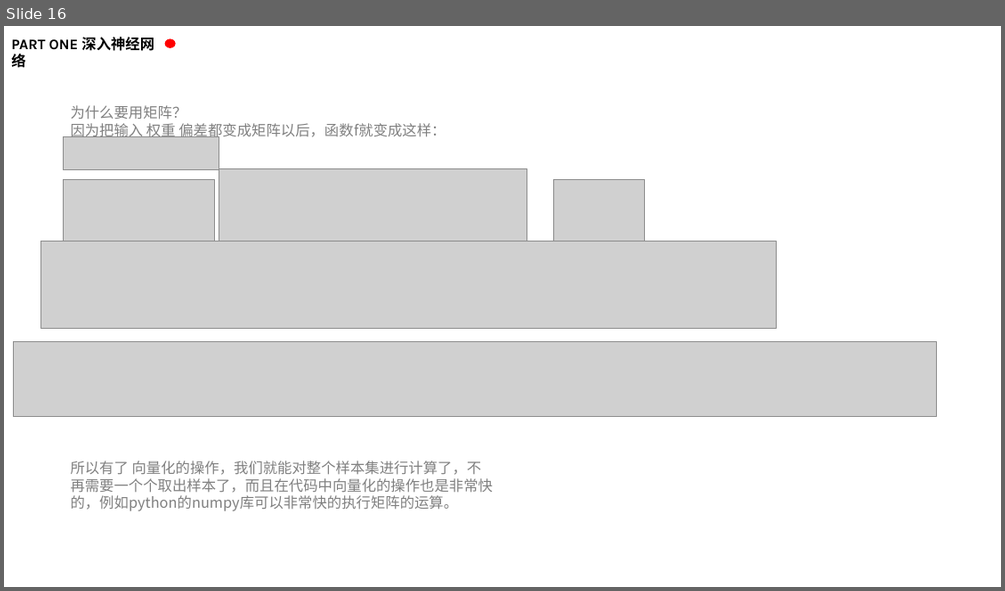
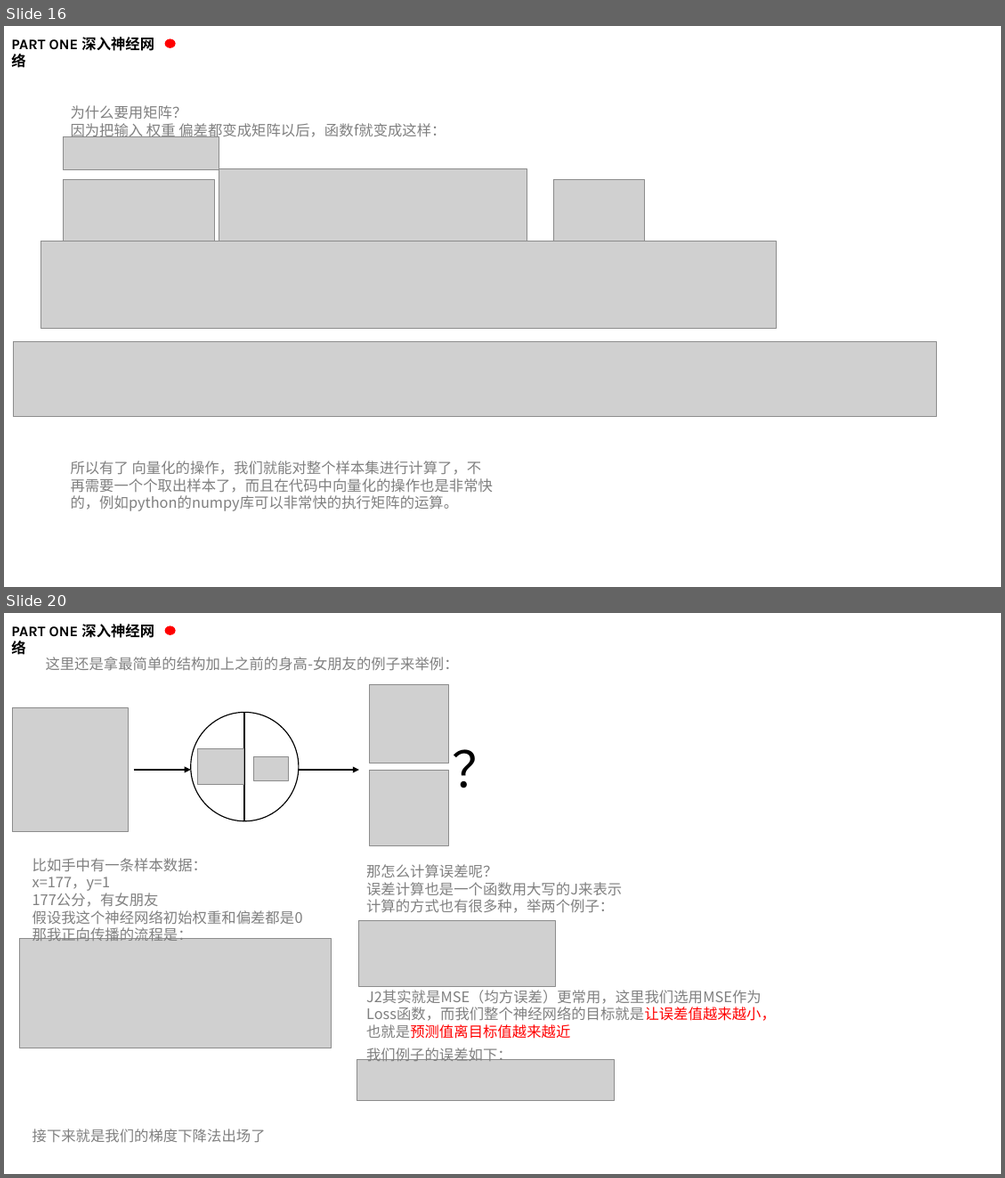
Before and after one commit to kaixinbaba/rlshare, a slide deck: 机器学习分享-神经网络.pptx. Shown one above the other, each under a label of ours: slide 16 before the commit, slides 16 and 20 after it; the slides between them are not shown. The pictures are 1005x591 and 1005x1178 pixels, drawn with LibreOffice and Linux fonts; fonts in the diff are those of the drawing; grey boxes stand for pictures; background and template pictures are left out. Boxes give left, top, right and bottom in pixels: in the first picture for what was removed or moved away, otherwise in the second. Text is boxed around its words. In the diff, an @@ line names an element or a change of style, - is before the commit and + after.

```diff
--- a/机器学习分享-神经网络.pptx
+++ b/机器学习分享-神经网络.pptx
@@ slide 20 added at (4,613,1001,1174), background #FFFFFF @@
@@ text added at (11,624,154,658), 14 pt, text #000000, bold @@
+PART ONE 深入神经网络
@@ ellipse added at (165,625,175,634), fill #FF0000 @@
@@ text added at (46,657,459,670), 14 pt, text #808080 @@
+这里还是拿最简单的结构加上之前的身高-女朋友的例子来举例：
@@ picture added at (370,684,449,763) @@
@@ picture added at (12,707,128,832) @@
@@ ellipse added at (191,713,299,821), outline #000000 1 pt @@
@@ line added from (245, 713) to (245, 821), #000000 1.75 pt @@
@@ text added at (445,735,520,803), 48 pt, text #000000 @@
+？
@@ arrow added from (133, 770) to (191, 770), #000000 2 pt @@
@@ picture added at (198,749,244,785) @@
@@ picture added at (254,756,288,780) @@
@@ arrow added from (299, 770) to (359, 770), #000000 2 pt @@
@@ picture added at (370,770,449,845) @@
@@ text added at (32,858,303,941), 14 pt, text #808080 @@
+比如手中有一条样本数据：
+x=177，y=1
+177公分，有女朋友
+假设我这个神经网络初始权重和偏差都是0
+那我正向传播的流程是：
@@ text added at (366,864,622,913), 14 pt, text #808080 @@
+那怎么计算误差呢？
+误差计算也是一个函数用大写的J来表示
+计算的方式也有很多种，举两个例子：
@@ picture added at (359,920,555,987) @@
@@ picture added at (20,938,332,1048) @@
@@ text added at (366,989,776,1038), 14 pt, text #808080 @@
+J2其实就是MSE（均方误差）更常用，这里我们选用MSE作为Loss函数，而我们整个神经网络的目标就是让误差值越来越小，也就是预测值离目标值越来越近
@@ picture added at (357,1060,614,1100) @@
@@ text added at (366,1047,512,1062), 14 pt, text #808080 @@
+我们例子的误差如下：
@@ text added at (32,1128,266,1142), 14 pt, text #808080 @@
+接下来就是我们的梯度下降法出场了
```
Also in this commit, not shown: 2 slides changed, 2 other slides added.
